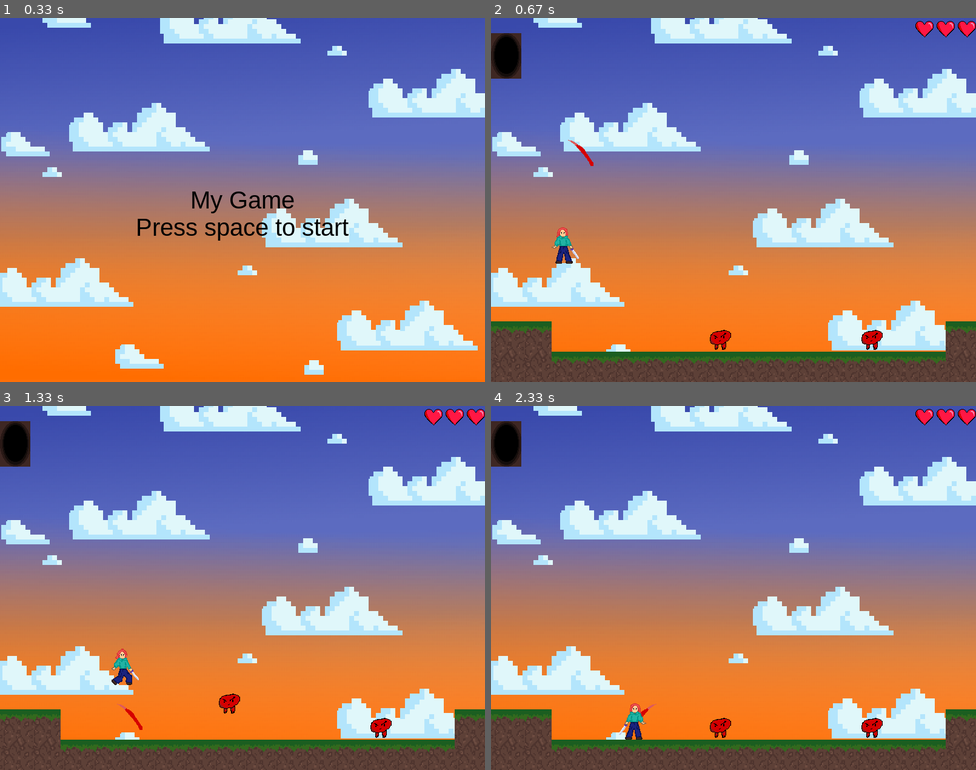
Above: before the commit, frames 1-4 (two rows, left to right).
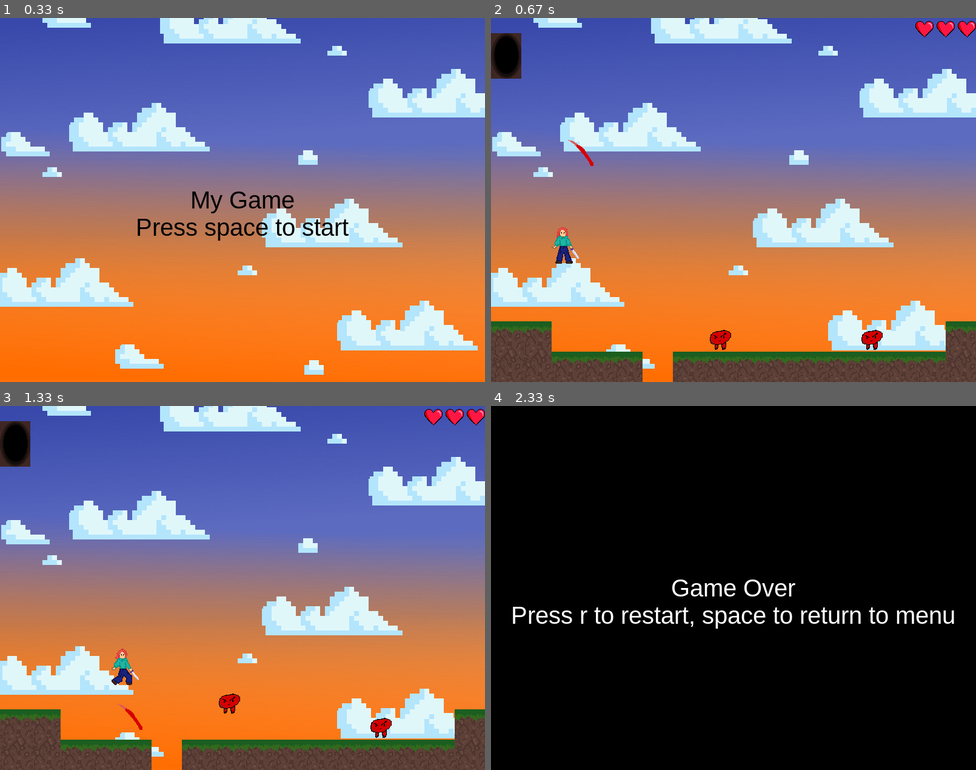
Above: after the commit, the same moments.

Repository: chadzinska/pygame_1
Game: pygame game, started from main.py
Two runs of this game, one before a commit and one after it. Both use one fixed random seed, a clock stepped at 60 frames per second and the inputs below.
Inputs:
- Up to frame 1 (0.33 s): no input
- Up to frame 2 (0.67 s): tap Space at 0.33 s
- Up to frame 3 (1.33 s): hold Right 0.67-1.13 s; tap Space at 0.73, 1.03, 1.23 s; hold Up from 1.17 s (still down)
- Up to frame 4 (2.33 s): release Up at 1.47 s; hold Right 1.5-1.97 s; tap Space at 1.57, 1.87, 2.07 s; hold Left from 2 s (still down)

Frame 1 is identical in both runs. In frame 2, 0.5% of the frame differs, in the area x 31-38%, y 91-100%; in frame 3, 0.5%; in frame 4, 99%, in the area x 0-100%, y 0-100%.

Commit message:
Enemies can now damage the player

Diff:
--- a/main.py
+++ b/main.py
@@ -49,7 +49,8 @@
         if self.autocounter < self.rate:
                 self.autocounter += 1
         else:
-            print("whatever you want to check")
+            player.health -= 1
+            print(player.health)
             self.autocounter = 0
 
     def update(self, pressed_keys):
@@ -58,7 +59,7 @@
         if pressed_keys[K_z] and self.man_enabled == True:
             self.debug_manual()
 
-debugger = Debugger(True, False)
+debugger = Debugger(False, False, 120)
 
 
 class World():
@@ -104,7 +105,7 @@
     [0, 0, 0, 0, 0, 0, 0, 0, 0, 0, 0, 0, 0, 0, 0, 0],
     [0, 0, 0, 0, 0, 0, 0, 0, 0, 0, 0, 0, 0, 0, 0, 0],
     [2, 2, 0, 0, 0, 0, 0, 3, 0, 0, 0, 0, 3, 0, 0, 2],
-    [1, 1, 2, 2, 2, 2, 2, 2, 2, 2, 2, 2, 2, 2, 2, 1],
+    [1, 1, 2, 2, 2, 0, 2, 2, 2, 2, 2, 2, 2, 2, 2, 1],
 ]
 
 class Enemy(pygame.sprite.Sprite):
@@ -123,6 +124,7 @@
         self.width = self.surf.get_width()
         self.height = self.surf.get_height()
 
+
     def update(self):
         dy = 0
         dx = 0
@@ -154,6 +156,8 @@
 
         self.rect.y += dy
 
+        self.hit()
+
 
 
 
@@ -163,29 +167,18 @@
             self.yvelocity = -self.jump_velocity
 
     def damage(self, damage):
-        print("ow")
+        print("hit!")
         self.health -= damage
         if self.health == 0:
             self.kill()
 
-class Heart(pygame.sprite.Sprite):
-    def __init__(self, x, y):
-        super(Heart, self).__init__()
-        self.surf = pygame.image.load("images/heart.png").convert_alpha()
-        self.surf.set_colorkey((0,0,0,0), pygame.RLEACCEL)
-        self.rect = self.surf.get_rect()
-        self.rect.x = x
-        self.rect.y = y
-        all_sprites.add(self)
-
-class Exit(pygame.sprite.Sprite):
-    def __init__(self, x, y):
-        super(Exit, self).__init__()
-        self.surf = pygame.image.load("images/door.png").convert()
-        self.rect = self.surf.get_rect()
-        self.rect.x = x
-        self.rect.y = y
-        all_sprites.add(self)
+    def hit(self):
+        if player.rect.colliderect(self.rect):
+            player.damage()
+
+
+
+
 
 class Player(pygame.sprite.Sprite):
     def __init__(self, x, y):
@@ -228,6 +221,7 @@
         self.heart_1 = Heart(SCREEN_WIDTH - 100, 5)
         self.heart_2 = Heart(SCREEN_WIDTH - 65, 5)
         self.heart_3 = Heart(SCREEN_WIDTH - 30, 5)
+        self.sore = False # A variable checking whether the player has taken damage recently
 
 
 
@@ -257,13 +251,6 @@
             self.index = 0
             self.walk_counter = 0
             self.change_frames()
-
-        #health
-        if self.health < 3:
-            self.heart_3.image = pygame.image.load("images/heart_gone.png").convert_alpha()
-            if self.health < 2:
-                self.heart_2.image = pygame.image.load("images/heart_gone.png").convert_alpha()
-
 
         # makes animation run at self.animation_speed
         if self.walk_counter > self.animation_speed:
@@ -307,6 +294,19 @@
             self.kill()
             game_state = 'game-over'
 
+        #health
+        if self.health < 3:
+            self.heart_3.surf = pygame.image.load("images/heart_gone.png").convert_alpha()
+            if self.health < 2:
+                self.heart_2.surf = pygame.image.load("images/heart_gone.png").convert_alpha()
+                if self.health < 1:
+                    game_state = 'game-over'
+        if self.sore:
+            if self.sorecounter < 120:
+                self.sorecounter += 1
+            else:
+                self.sore = False
+
         self.rect.x += dx
         self.rect.y += dy
 
@@ -325,11 +325,16 @@
             self.jumping = True
             self.yvelocity = -self.jump_velocity
 
-    def attack(self): # https://www.w3schools.com/python/ref_func_isinstance.asp
+    def attack(self):
         if not self.attacking:
             attack = Attack(player.rect.x, player.rect.y, player.direction)
             self.attacking = True
 
+    def damage(self):
+        if not self.sore:
+            self.health -= 1
+            self.sore = True # Starts the counter making the player invincible for a short time
+            self.sorecounter = 0
 
 class Attack(pygame.sprite.Sprite):
     def __init__(self, x, y, direction):
@@ -359,13 +364,32 @@
             attacks.remove(self)
             player.attacking = False # Spaghetti code here, accessing and changing an attribute of a different class, don't think it's too much of a problem since Player and Attack are so closely connected
 
-        self.hit()
+        self.hit() # Call the function checking whether an enemy has been hit
 
     def hit(self):
         for sprite in all_sprites:
-            if sprite.rect.colliderect(self.rect) and self.active == True: # Check if you're hitting
-                sprite.damage(1)
-                self.active = False
+            if sprite.rect.colliderect(self.rect) and self.active == True: # Check if you're hitting an enemy
+                sprite.damage(1) # Damage the enemy
+                self.active = False # One attack can only damage an enemy once, instead of hitting it once every frame
+
+class Heart(pygame.sprite.Sprite):
+    def __init__(self, x, y):
+        super(Heart, self).__init__()
+        self.surf = pygame.image.load("images/heart.png").convert_alpha()
+        self.surf.set_colorkey((0,0,0,0), pygame.RLEACCEL)
+        self.rect = self.surf.get_rect()
+        self.rect.x = x
+        self.rect.y = y
+        all_sprites.add(self)
+
+class Exit(pygame.sprite.Sprite):
+    def __init__(self, x, y):
+        super(Exit, self).__init__()
+        self.surf = pygame.image.load("images/door.png").convert()
+        self.rect = self.surf.get_rect()
+        self.rect.x = x
+        self.rect.y = y
+        all_sprites.add(self)
 
 class StartMenu():
     def __init__(self):
